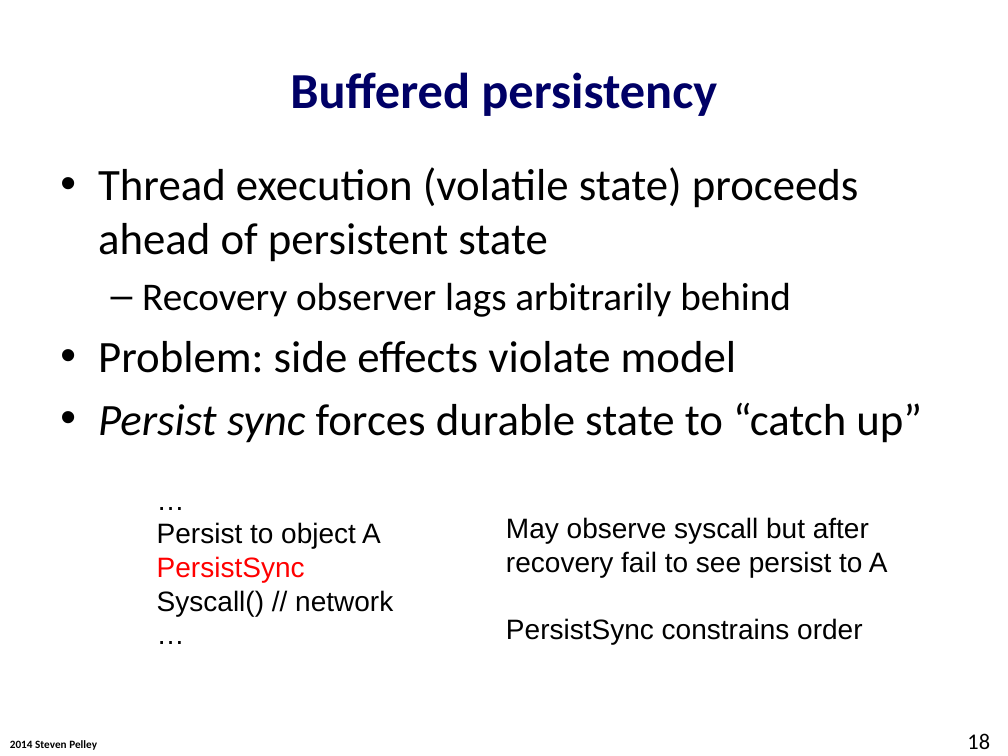
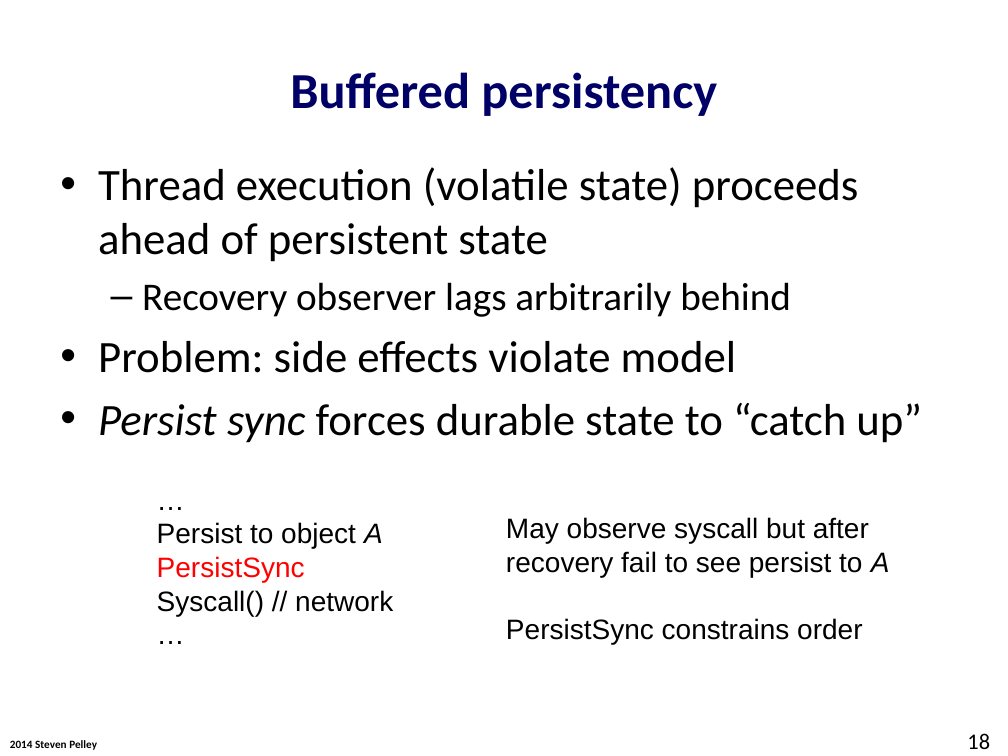
Before and after one commit to Abulila/dissertation, a slide deck: slide 18 of proposal/defense.pptx. Drawn at 1008x756 pixels with LibreOffice and Linux fonts; fonts in the diff are those of the drawing; background and template pictures are left out. Boxes give left, top, right and bottom in pixels: in the first picture for what was removed or moved away, otherwise in the second. Text is boxed around its words. In the diff, an @@ line names an element or a change of style, - is before the commit and + after.

```diff
--- a/proposal/defense.pptx
+++ b/proposal/defense.pptx
@@ text at box(157, 522, 383, 548): italic on in "A" @@
@@ text at box(506, 517, 890, 577): italic on in "A" @@
```
Also in this commit, not shown: 18 other slides changed, 1 slide removed.
